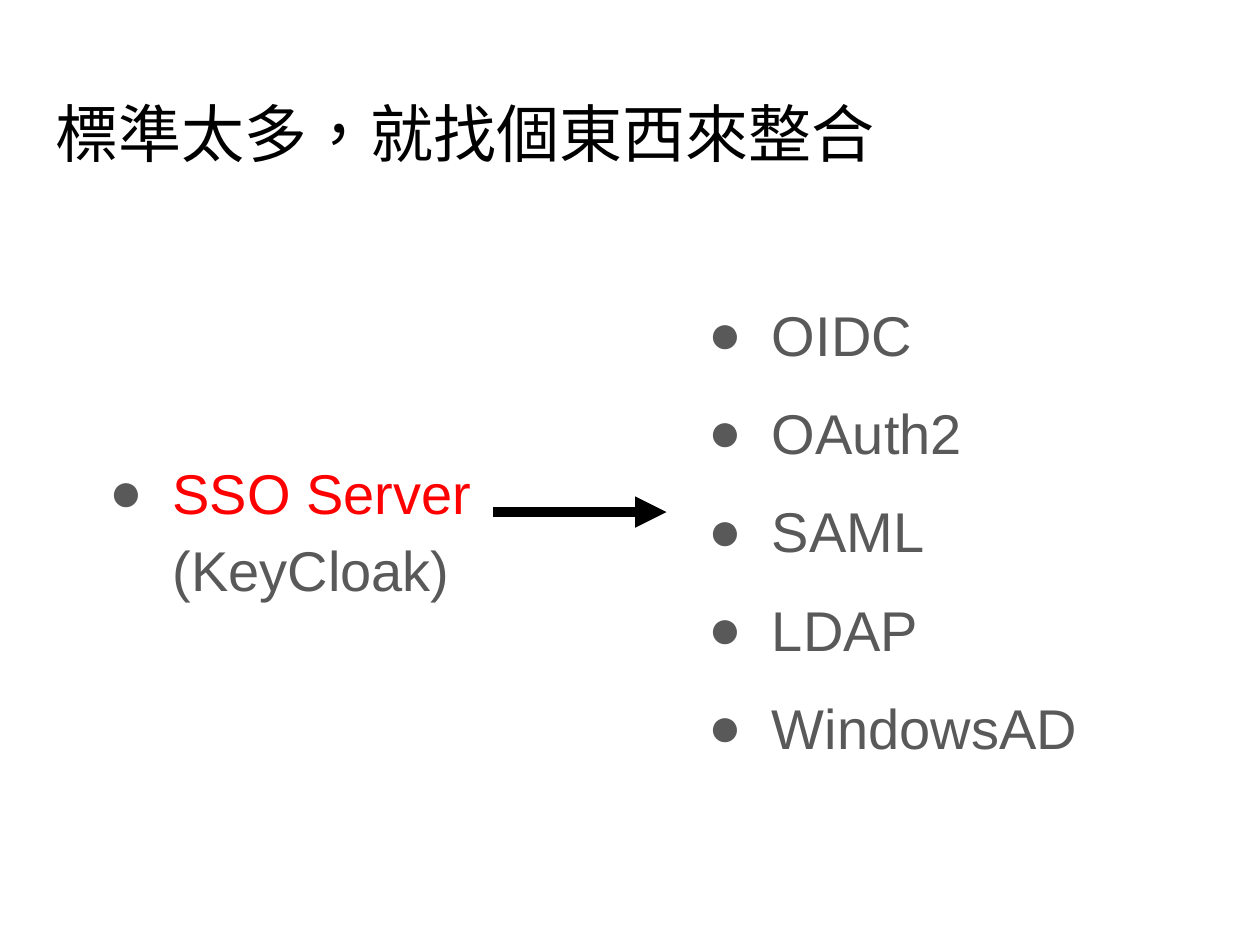
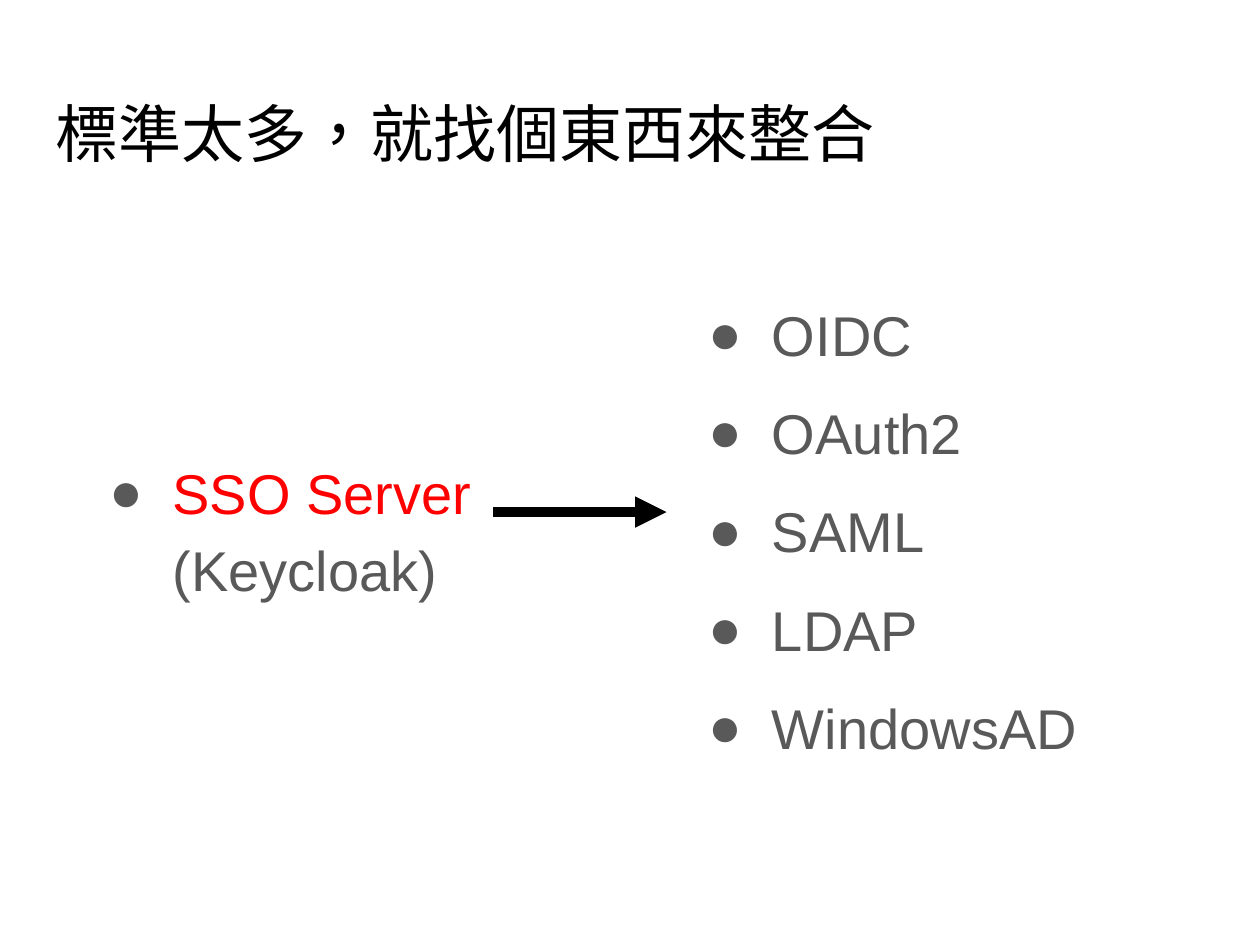
Before and after one commit to Sevenflanks/jcconf-2024-sso-flow-demo, a slide deck: slide 10 of JCC24_slide_Rhys.pptx (slide 9 before the commit). Drawn at 1260x945 pixels with LibreOffice and Linux fonts; fonts in the diff are those of the drawing; background and template pictures are left out. Boxes give left, top, right and bottom in pixels: in the first picture for what was removed or moved away, otherwise in the second. Text is boxed around its words. In the diff, an @@ line names an element or a change of style, - is before the commit and + after.

```diff
--- a/JCC24_slide_Rhys.pptx
+++ b/JCC24_slide_Rhys.pptx
@@ text at box(172, 475, 471, 602): text changed @@
-● SSO Server
-  (KeyCloak)
+● SSO Server
+  (Keycloak)
```
Also in this commit, not shown: 9 other slides changed, 1 slide added.
